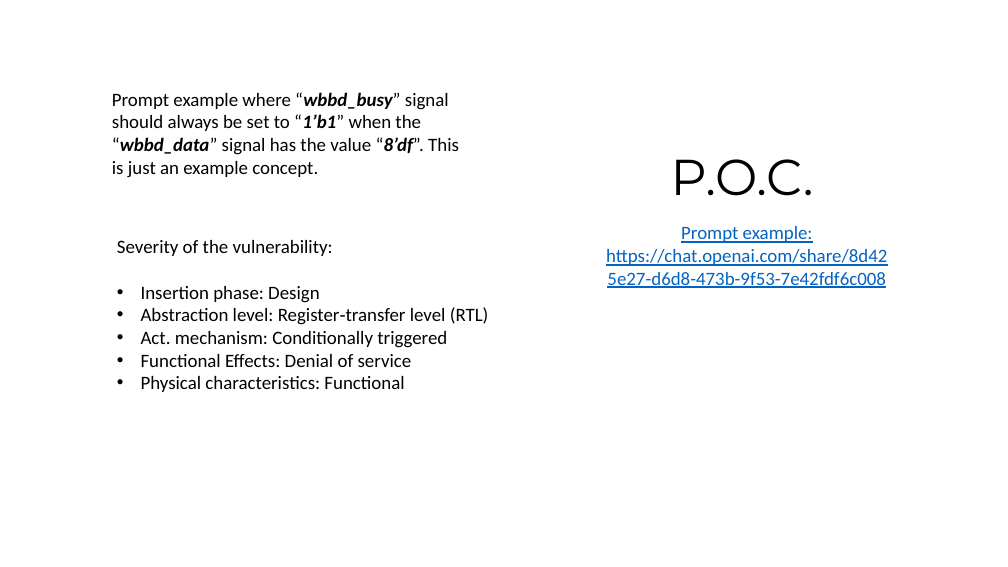
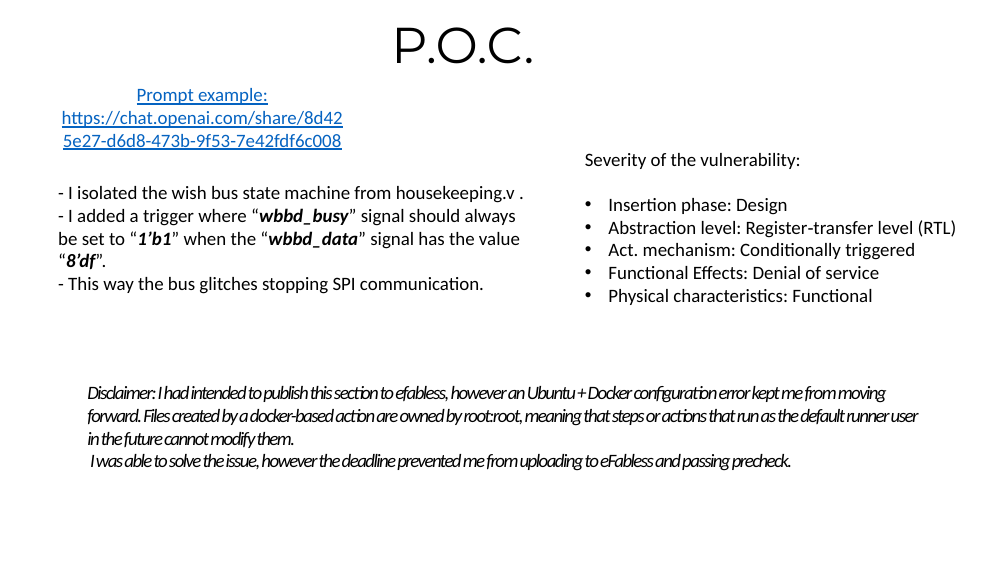
Before and after one commit to Lefteris-B/SystemsGenesis_CSAW2023, a slide deck: slide 16 of presentation/CSAW_2023_second_stage v2 .pptx (slide 15 before the commit). Drawn at 1008x567 pixels with LibreOffice and Linux fonts; fonts in the diff are those of the drawing. Boxes give left, top, right and bottom in pixels: in the first picture for what was removed or moved away, otherwise in the second. Text is boxed around its words. In the diff, an @@ line names an element or a change of style, - is before the commit and + after.

```diff
--- a/presentation/CSAW_2023_second_stage v2 .pptx
+++ b/presentation/CSAW_2023_second_stage v2 .pptx
@@ text "P.O.C.": place and size @@
-text "P.O.C." at bbox=[671, 159, 814, 196]
+text "P.O.C." at bbox=[391, 27, 534, 64]
@@ text "Prompt example: https://chat.openai.com/share/8d425e27-d6d8- ...": place and size @@
-text "Prompt example: https://chat.openai.com/share/8d425e27-d6d8- ..." at bbox=[606, 226, 887, 288]
+text "Prompt example: https://chat.openai.com/share/8d425e27-d6d8- ..." at bbox=[62, 88, 343, 150]
@@ text "Severity of the vulnerability:": place and size @@
-text "Severity of the vulnerability:" at bbox=[117, 240, 489, 392]
+text "Severity of the vulnerability:" at bbox=[585, 153, 957, 305]
@@ text at bbox=[58, 186, 520, 294]: text changed @@
-Prompt example where “wbbd_busy” signal should always be set to “1’b1” when the “wbbd_data” signal has the value “8’df”. This is just an example concept.
+- I isolated the wish bus state machine from housekeeping.v .
+- I added a trigger where “wbbd_busy” signal should always be set to “1’b1” when the “wbbd_data” signal has the value “8’df”.
+- This way the bus glitches stopping SPI communication.
@@ text added at bbox=[87, 386, 919, 471], 18 pt, text #000000, italic @@
+Disclaimer: I had intended to publish this section to efabless, however an Ubuntu + Docker configuration error kept me from moving forward. Files created by a docker-based action are owned by root:root, meaning that steps or actions that run as the default runner user in the future cannot modify them.
+I was able to solve the issue, however the deadline prevented me from uploading to eFabless and passing precheck.
```
Also in this commit, not shown: 7 other slides changed, 4 slides added, 2 slides removed, 8 other files.
